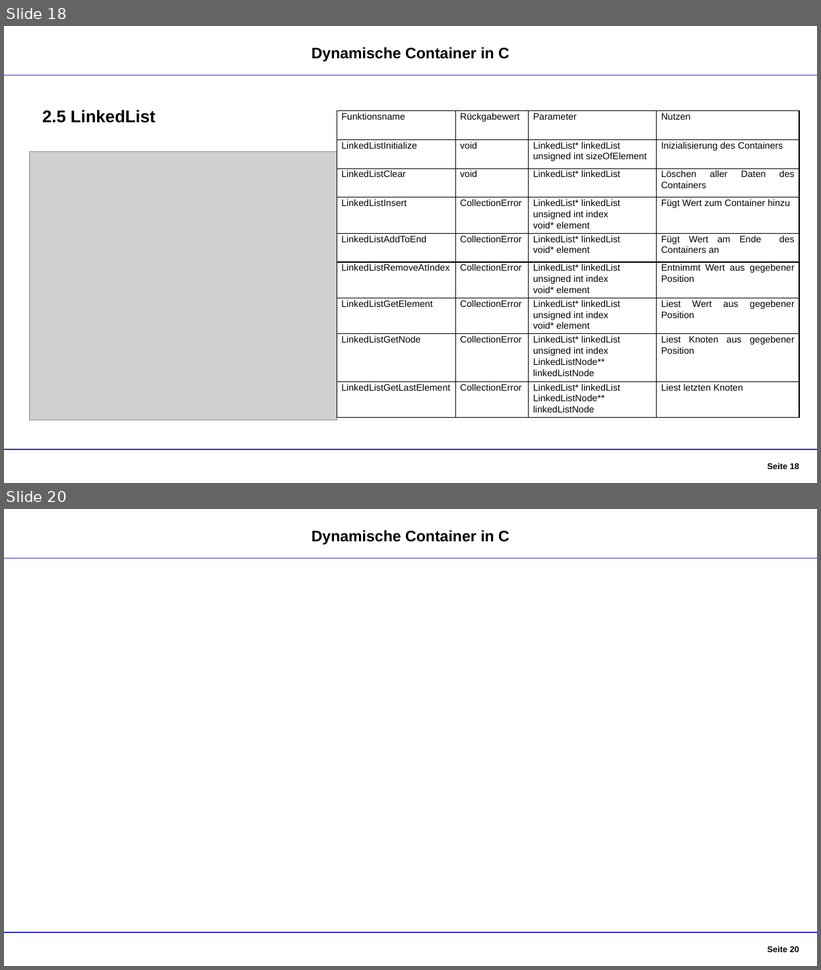
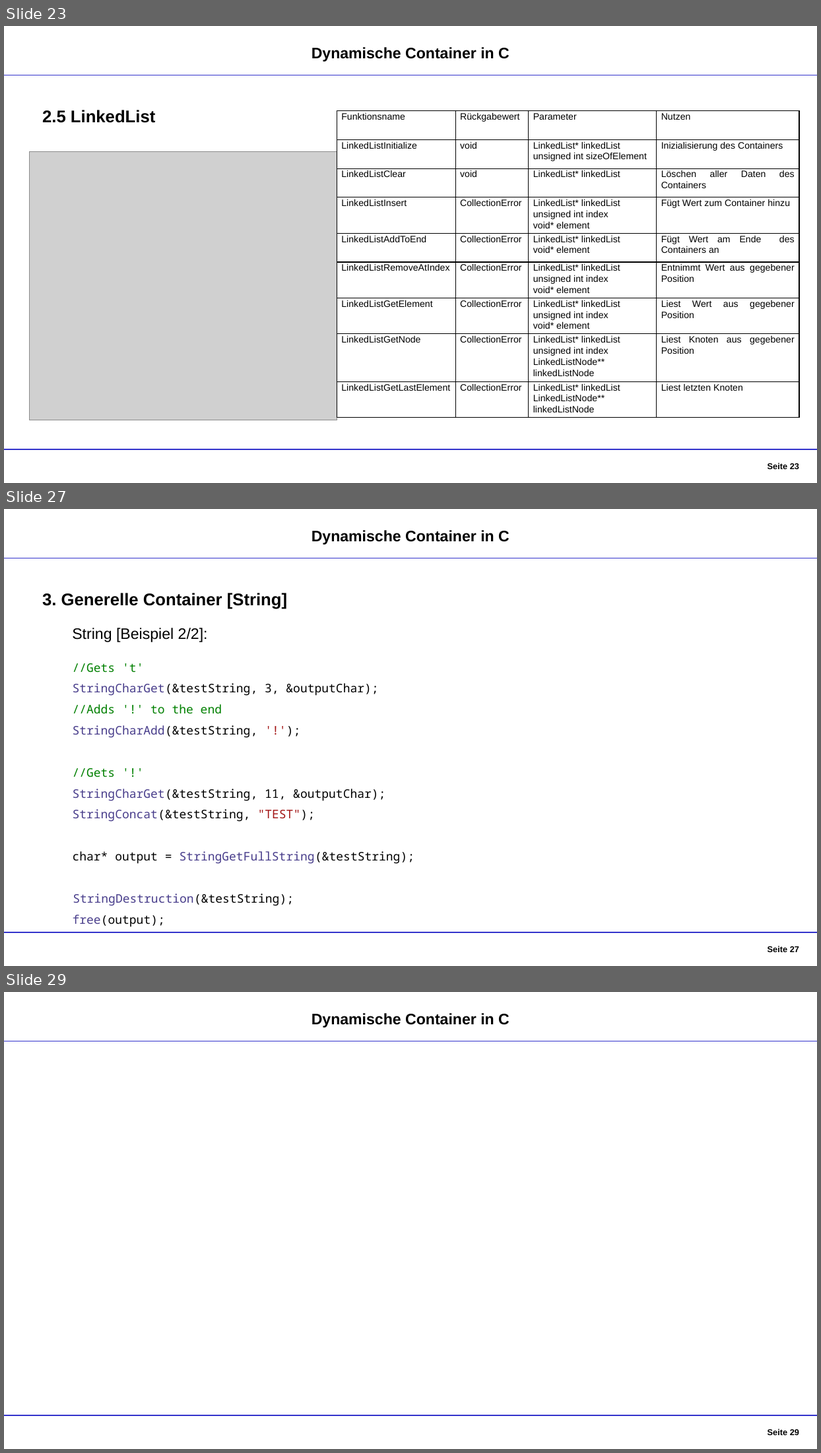
Before and after one commit to DennisGoss99/InPr_DynamicCollections, a slide deck: Dokumentation/Container - Präsentation.pptx. Shown one above the other, each under a label of ours: slides 18 and 20 before the commit, slides 23, 27 and 29 after it; the slides between them are not shown. The pictures are 821x970 and 821x1453 pixels, drawn with LibreOffice and Linux fonts; fonts in the diff are those of the drawing; grey boxes stand for pictures. Boxes give left, top, right and bottom in pixels: in the first picture for what was removed or moved away, otherwise in the second. Text is boxed around its words. In the diff, an @@ line names an element or a change of style, - is before the commit and + after.

```diff
--- a/Dokumentation/Container - Präsentation.pptx
+++ b/Dokumentation/Container - Präsentation.pptx
@@ slide 27 added at bbox=[4, 509, 817, 966], background #FFFFFF @@
@@ text added at bbox=[312, 530, 510, 545], 18 pt, text #000000, bold @@
+Dynamische Container in C
@@ line added from (4, 559) to (817, 559), #3333CC 1.25 pt @@
@@ text added at bbox=[42, 593, 287, 609], 20 pt, text #000000, bold @@
+3. Generelle Container [String]
@@ text added at bbox=[72, 628, 208, 642], 18 pt, text #000000 @@
+String [Beispiel 2/2]:
@@ text added at bbox=[73, 663, 415, 927], 14 pt, text #000000 @@
+//Gets 't'
+StringCharGet(&testString, 3, &outputChar);
+//Adds '!' to the end
+StringCharAdd(&testString, '!');
+//Gets '!'
+StringCharGet(&testString, 11, &outputChar);
+StringConcat(&testString, "TEST");
+char* output = StringGetFullString(&testString);
+StringDestruction(&testString);
+free(output);
@@ line added from (4, 933) to (817, 933), #3333CC 1.25 pt @@
@@ page number added at bbox=[768, 946, 799, 953], 10 pt, text #000000, bold @@
+Seite 27
@@ what was slide 18 is now slide 23 @@
@@ page number at bbox=[768, 463, 799, 470]: text changed @@
-Seite 18
+Seite 23
@@ what was slide 20 is now slide 29 @@
```
Also in this commit, not shown: 8 slides changed, 8 other slides added, 2 other files.
